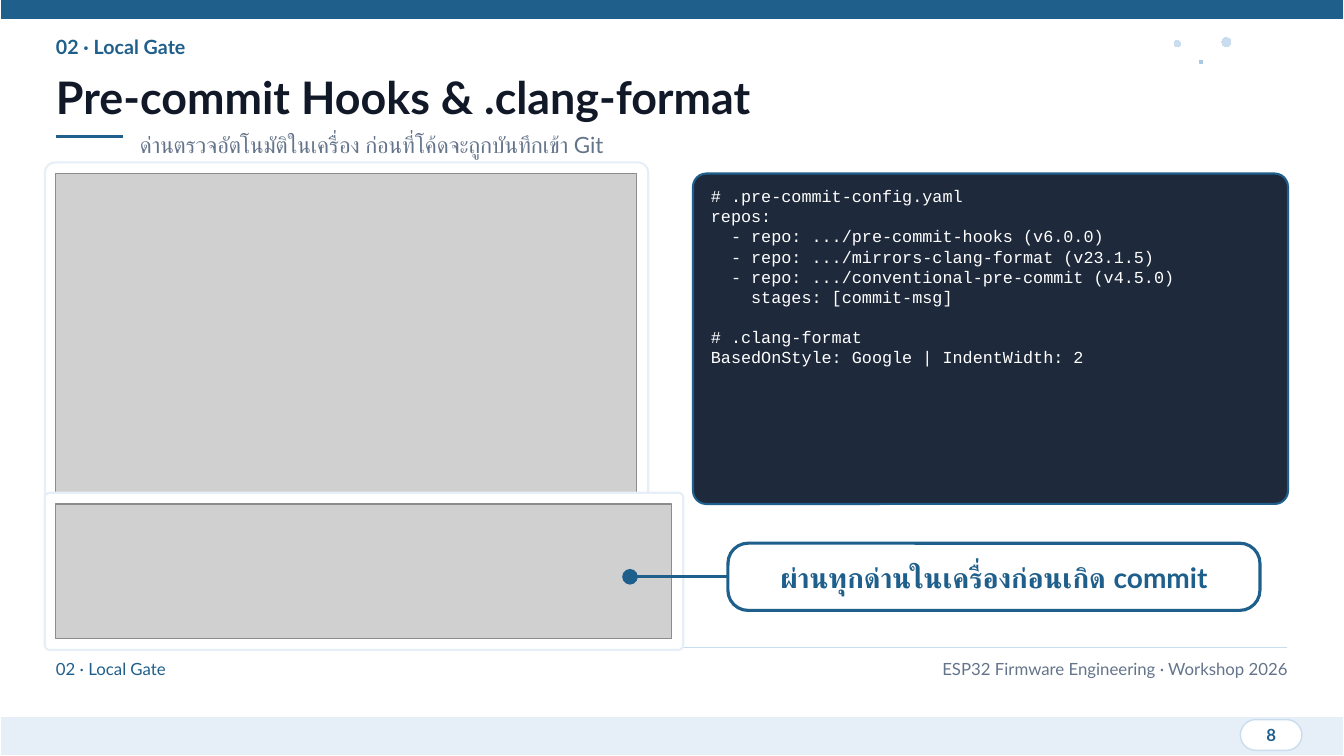
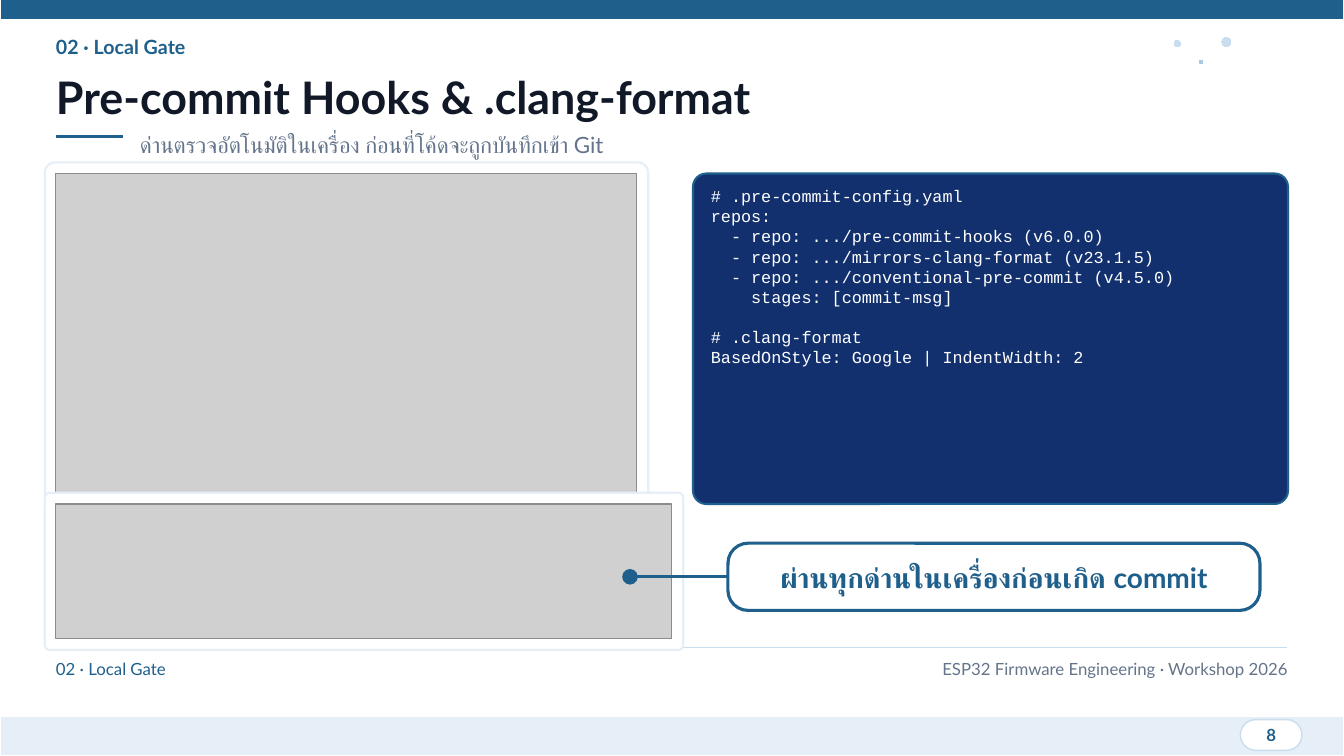
Before and after one commit to FreshmanMentor/git-practice, a slide deck: slide 8 of presentation/ESP32_Git_CICD_Workshop.pptx. Drawn at 1344x756 pixels with LibreOffice and Linux fonts; fonts in the diff are those of the drawing; grey boxes stand for pictures. Boxes give left, top, right and bottom in pixels: in the first picture for what was removed or moved away, otherwise in the second. Text is boxed around its words. In the diff, an @@ line names an element or a change of style, - is before the commit and + after.

Commit message:
style(presentation): enforce pure NDRS white-ice-navy palette without extra colors

```diff
--- a/presentation/ESP32_Git_CICD_Workshop.pptx
+++ b/presentation/ESP32_Git_CICD_Workshop.pptx
@@ rounded rectangle "# .pre-commit-config.yaml" at (694,173,1289,504): fill #1E293B to #12306E @@
```
Also in this commit, not shown: 8 other slides changed, 1 other file.
